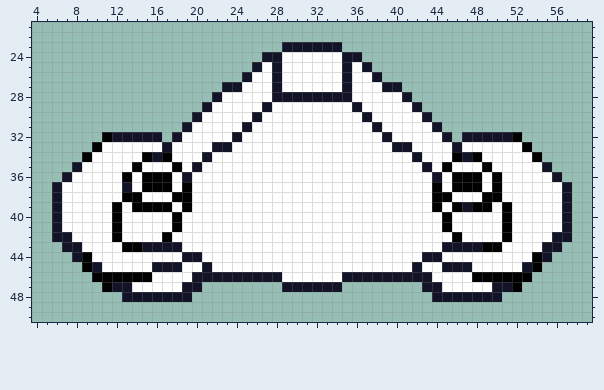
A pixel-art sprite gets an edit: assets/enemies/easy/front_up.png. Above: the version before the commit.
The file is 64x64 pixels. Shown: x 4..59, y 21..50.
The same view after the edit:
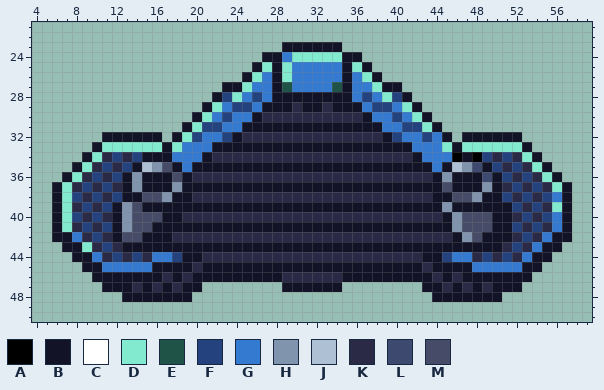
Palette (. is transparent): A #000000  B #121327  C #ffffff  D #82eacf  E #1f5347  F #24427e  G #347ad0  H #8094ad  J #aec0d4  K #2a2a46  L #3d496e  M #464b68
Edits made:
Changed rows in their new state; - is an unchanged pixel.
first column x 7:
24 ----------------------GDDDDD----------------------
25 --------------------D-DGGGGG-D--------------------
26 -------------------DG-DGGGGG-GD-------------------
27 ------------------DGG-EGGGGE-GGD------------------
28 ----------------FDGFG--------GFGDF----------------
29 ---------------DGFFG-BBKBBKBB-GFFGD---------------
30 --------------DGFGG-KKKKKKKKKK-GGFGD--------------
31 -------------DFFGG-BBBBBBBBBBBB-GGFFD-------------
32 ----B-------DFGGF-KKKKKKKKKKKKKK-FGGFG-------B----
33 ---BDDDDDD-DGGG--BBBBBBBBBBBBBBBB--GGGD-DDDDDDB---
34 --BDKFKFB-BGGG-KKKKKKKKKKKKKKKKKKKK-GGG---FKFKDB--
35 --DKFKFBJHMBG-BBBBBBBBBBBBBBBBBBBBBB-GBJHLBFKFKD--
36 -DKFKFBHBBBM-KKKKKKKKKKKKKKKKKKKKKKKK-HBBBLBFKFKD-
37 DKFKFK-HBBBHBBBBBBBBBBBBBBBBBBBBBBBBBBMBBBHBKFKFKD
38 DFKFKFBBMMHBBKKKKKKKKKKKKKKKKKKKKKKKKBBMMHBBFKFKFG
39 DKFKFBHMBBBBBBBBBBBBBBBBBBBBBBBBBBBBBBHB-BBBBFKFKD
40 DFKFKBHMMMBBKKKKKKKKKKKKKKKKKKKKKKKKKKBHMMMBBKFKFG
41 DKFKFBHMMBBBBBBBBBBBBBBBBBBBBBBBBBBBBBBHMMMBBFKFKG
42 -GKFKBMMBBBKKKKKKKKKKKKKKKKKKKKKKKKKKKKBHMBBBKFKG-
43 --DKFKBB----BBBBBBBBBBBBBBBBBBBBBBBBBB----BBKFKG--
44 --BGKFKFKGGF--KKKKKKKKKKKKKKKKKKKKKK--FGGKFKFKGB--
45 --B-GGGGG---BK-BBBBBBBBBBBBBBBBBBBB-KB---GGGGG-B--
46 ---BBBBBBBKBK---------KKKKKK---------KBKBBBBBBB---
47 ----B--KBKBK--------------------------KBKBK--B----
Pixel boxes of the changes (left, top, right, bottom) in both pictures:
changed: (62, 52, 562, 292)
